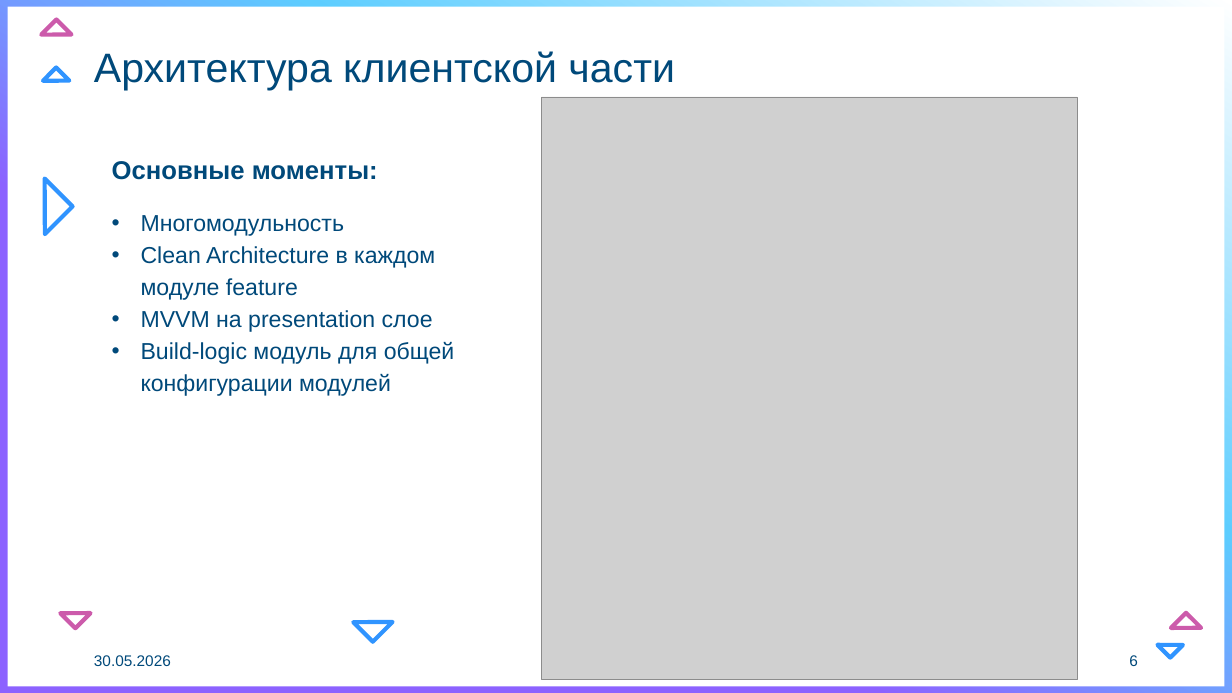
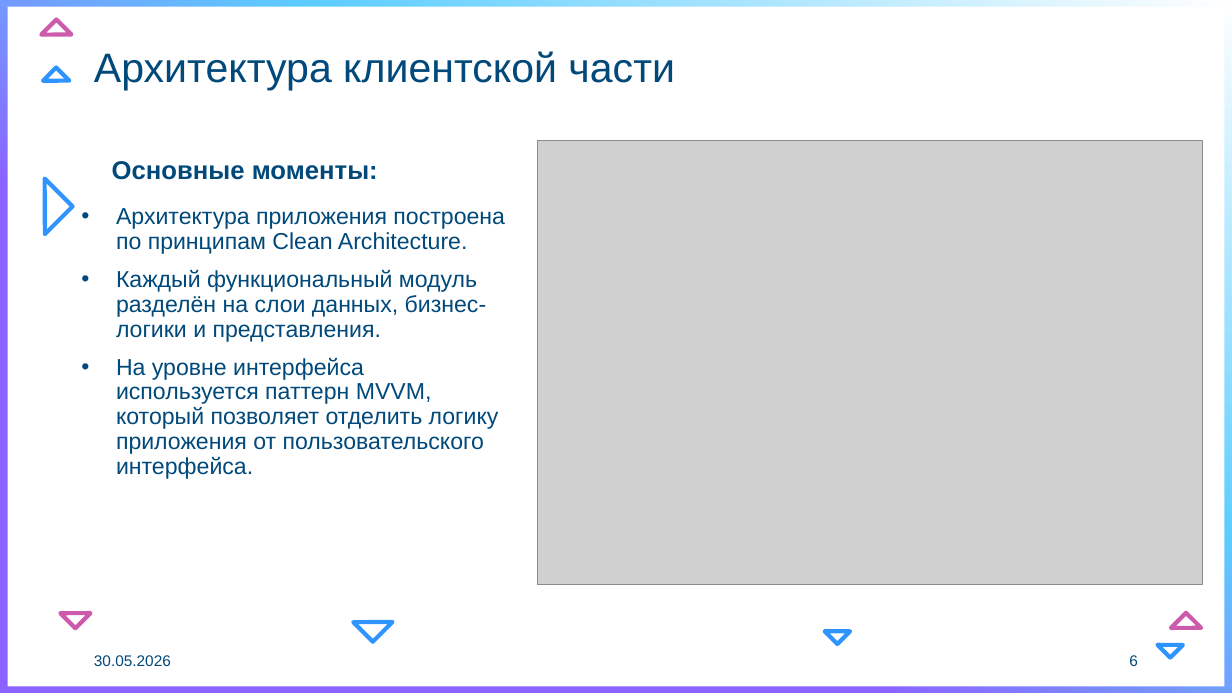
Before and after one commit to oggiorgi/MIREA, a slide deck: slide 6 of 6sem/coursework_kotlin/samsung_presentation_olefriovgg.pptx. Drawn at 1232x693 pixels with LibreOffice and Linux fonts; fonts in the diff are those of the drawing; grey boxes stand for pictures; background and template pictures are left out. Boxes give left, top, right and bottom in pixels: in the first picture for what was removed or moved away, otherwise in the second. Text is boxed around its words. In the diff, an @@ line names an element or a change of style, - is before the commit and + after.

```diff
--- a/6sem/coursework_kotlin/samsung_presentation_olefriovgg.pptx
+++ b/6sem/coursework_kotlin/samsung_presentation_olefriovgg.pptx
@@ picture: place and size @@
-picture at <box>542,97,1078,679</box>
+picture at <box>537,140,1203,584</box>
@@ text at <box>116,208,505,479</box>: text changed @@
-• Многомодульность
-• Clean Architecture в каждом модуле feature
-• MVVM на presentation слое
-• Build-logic модуль для общей конфигурации модулей
+• Архитектура приложения построена по принципам Clean Architecture.
+• Каждый функциональный модуль разделён на слои данных, бизнес-логики и представления.
+• На уровне интерфейса используется паттерн MVVM, который позволяет отделить логику приложения от пользовательского интерфейса.
@@ right triangle added at <box>825,618,850,643</box>, outline #3094FF 3.25 pt @@
```
Also in this commit, not shown: 3 other slides changed.
